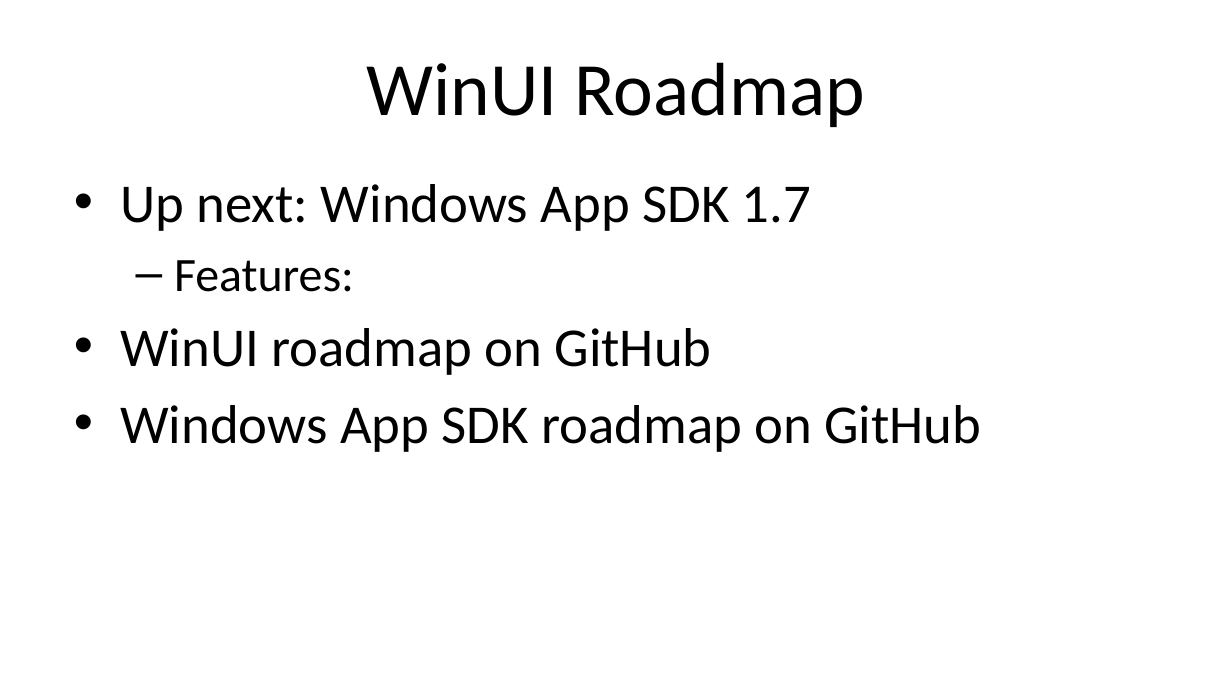
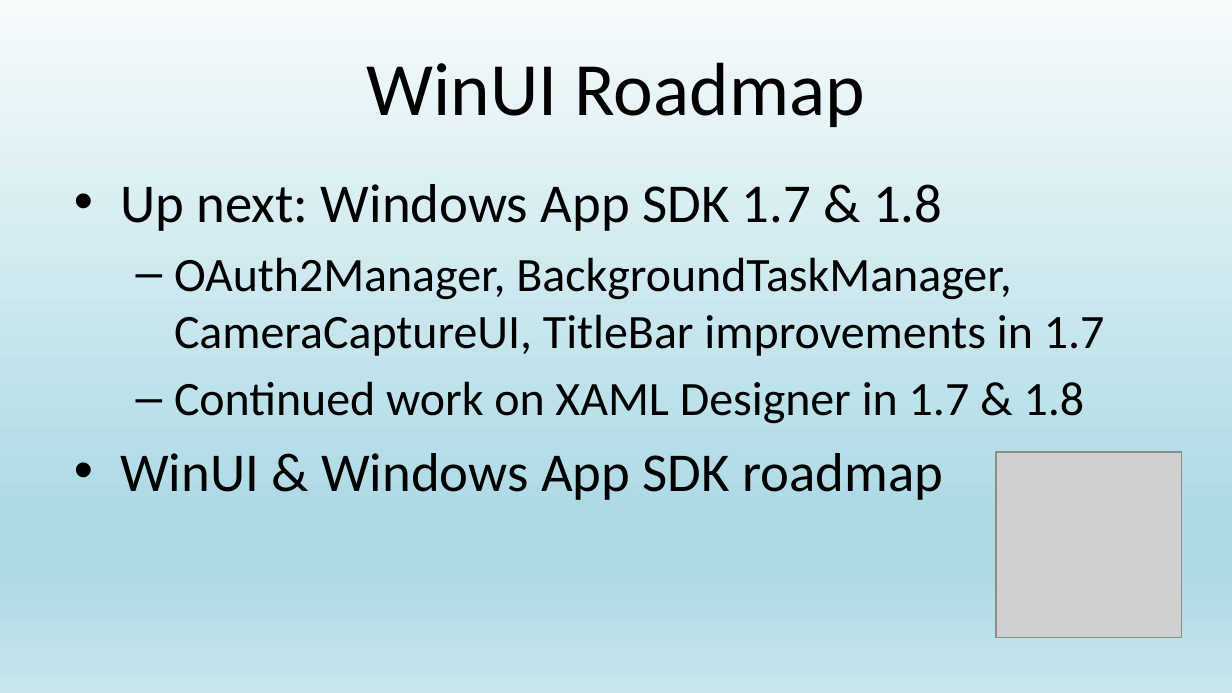
Before and after one commit to alvinashcraft/speaking, a slide deck: slide 12 of 2025/0311_VSLiveLasVegas/Getting Started with WinUI/VSLive Vegas 25 - Getting Started with WinUI.pptx. Drawn at 1232x693 pixels with LibreOffice and Linux fonts; fonts in the diff are those of the drawing; grey boxes stand for pictures; background and template pictures are left out. Boxes give left, top, right and bottom in pixels: in the first picture for what was removed or moved away, otherwise in the second. Text is boxed around its words. In the diff, an @@ line names an element or a change of style, - is before the commit and + after.

Commit message:
Update slide design and links for VSLive Vegas

```diff
--- a/2025/0311_VSLiveLasVegas/Getting Started with WinUI/VSLive Vegas 25 - Getting Started with WinUI.pptx
+++ b/2025/0311_VSLiveLasVegas/Getting Started with WinUI/VSLive Vegas 25 - Getting Started with WinUI.pptx
@@ background picture (left out) to gradient #F6FBFC to #AEDAE5 to #C9E6EE @@
@@ text at (x1=120, y1=184, x2=1105, y2=500): text changed; size 32 to 28 pt @@
-• Up next: Windows App SDK 1.7
-  – Features:
-• WinUI roadmap on GitHub
-• Windows App SDK roadmap on GitHub
+• Up next: Windows App SDK 1.7 & 1.8
+  – OAuth2Manager, BackgroundTaskManager, CameraCaptureUI, TitleBar improvements in 1.7
+  – Continued work on XAML Designer in 1.7 & 1.8
+• WinUI & Windows App SDK roadmap
@@ picture added at (x1=995, y1=452, x2=1181, y2=638) @@
```
Also in this commit, not shown: 12 other slides changed, 5 other files.
